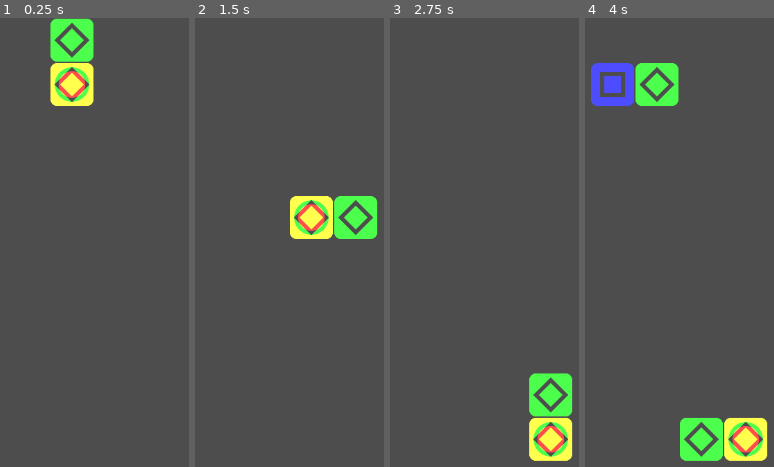
Above: before the commit, frames 1-4 (left to right).
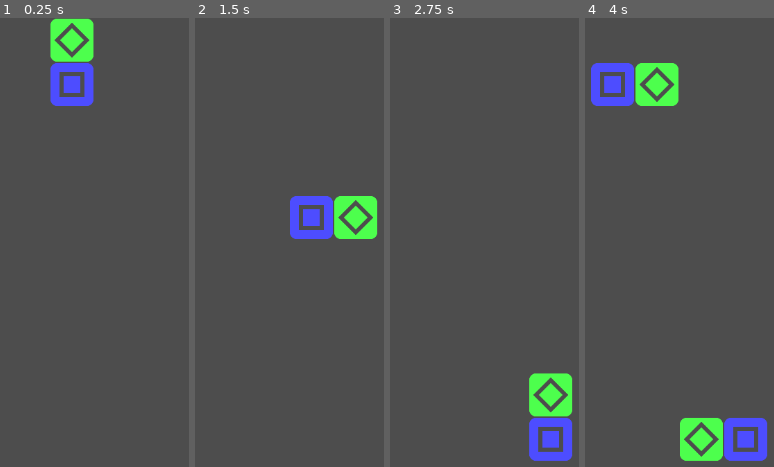
Above: after the commit, the same moments.

Repository: liabilityluke/FBGJ2025
Game: Godot game, scene res://endless.tscn
Two runs of this game, one before a commit and one after it. Both use one fixed random seed, a clock stepped at 60 frames per second and the inputs below. The project has no main scene, so this scene is started directly.
Inputs:
- Up to frame 1 (0.25 s): no input
- Up to frame 2 (1.5 s): tap Enter (ui_accept) at 0.5, 0.77, 1.25 s; hold Right (ui_right) 0.53-1.28 s; hold Down (ui_down) from 1.28 s (still down)
- Up to frame 3 (2.75 s): tap Enter (ui_accept) at 1.52 s; release Down (ui_down) at 2.03 s; hold Right (ui_right) from 2.03 s (still down)
- Up to frame 4 (4 s): tap Enter (ui_accept) at 2.75, 3.02, 3.5, 3.77 s; release Right (ui_right) at 3.53 s; hold Left (ui_left) from 3.53 s (still down)

The runs differ from the first frame. In frame 1, 2.2% of the frame differs, in the area x 26-50%, y 10-20%; in frame 2, 2.1%; in frame 3, 2.2%; in frame 4, 2.2%.

Commit message:
fixed multi-clear clears

Diff:
--- a/block.gd
+++ b/block.gd
@@ -19,7 +19,6 @@
 	pass
 
 func change_color(_color_num) :
-	print(_color_num)
 	color_num = _color_num
 	match color_num :
 		0 :
--- a/endless.gd
+++ b/endless.gd
@@ -184,6 +184,7 @@
 
 #return true if the chain is continuing
 func check_for_chain() -> bool :
+	print("---")
 	var chain_detected := false
 	#check for clearing
 	for row in range(board_height - 1, -1, -1) :
@@ -192,42 +193,28 @@
 			if test_block != null :
 				var blocks_to_check := [test_block]
 				var color_num = test_block.color_num
-				for check_block in blocks_to_check :
+
+				for  check_block in blocks_to_check :
 
 					#horizontal check :
-					var test_location = test_block.location + Vector2i(1, 0)
-					var horizontal_blocks := [check_block]
-					while true :
-						if test_location.x >= board_width :
-							break
-						if grid[test_location.x][test_location.y] == null :
-							break
-						if grid[test_location.x][test_location.y].color_num != color_num :
-							break
-						horizontal_blocks.append(grid[test_location.x][test_location.y])
-						test_location += Vector2i(1, 0)
-
-					if horizontal_blocks.size() >= 3 :
-						for horizontal_block in horizontal_blocks :
-							if not horizontal_block in blocks_to_check :
-								blocks_to_check.append(horizontal_block)
-
-					#vertical check :
-					test_location = test_block.location + Vector2i(0, -1)
-					var vertical_blocks := [check_block]
-					while true :
-						if test_location.y < 0 :
-							break
-						if grid[test_location.x][test_location.y] == null :
-							break
-						if grid[test_location.x][test_location.y].color_num != color_num :
-							break
-						vertical_blocks.append(grid[test_location.x][test_location.y])
-						test_location += Vector2i(0, -1)
-					if vertical_blocks.size() >= 3 :
-						for vertical_block in vertical_blocks :
-							if not vertical_block in blocks_to_check :
-								blocks_to_check.append(vertical_block)
+					for check_vector in [Vector2i(1, 0), Vector2i(-1, 0), Vector2i(0, 1), Vector2i(0, -1)] :
+						var test_location = check_block.location + check_vector
+						var line_blocks := [check_block]
+						while true :
+							if test_location.x >= board_width or test_location.x < 0 or test_location.y < 0 or test_location.y >= board_height :
+								break
+							if grid[test_location.x][test_location.y] == null :
+								break
+							if grid[test_location.x][test_location.y].color_num != color_num :
+								break
+							line_blocks.append(grid[test_location.x][test_location.y])
+							test_location += check_vector
+
+						if line_blocks.size() >= 3 :
+							for line_block in line_blocks :
+								if not line_block in blocks_to_check :
+									blocks_to_check.append(line_block)
+
 
 				if blocks_to_check.size() > 1 :
 					for popping_block in blocks_to_check :
--- a/endless.tscn
+++ b/endless.tscn
@@ -4,6 +4,7 @@
 
 [node name="Board" type="Node2D"]
 script = ExtResource("1_mjc6l")
+primary_chance = 1.0
 
 [node name="ColorRect" type="ColorRect" parent="."]
 visible = false
--- a/falling_block.gd
+++ b/falling_block.gd
@@ -17,7 +17,6 @@
 var location := Vector2i(0, 0)
 
 func _ready() :
-	print(COLOR_NUM.MAGENTA)
 	change_color(COLOR_NUM.MAGENTA)
 
 func change_color(_color_num) :
